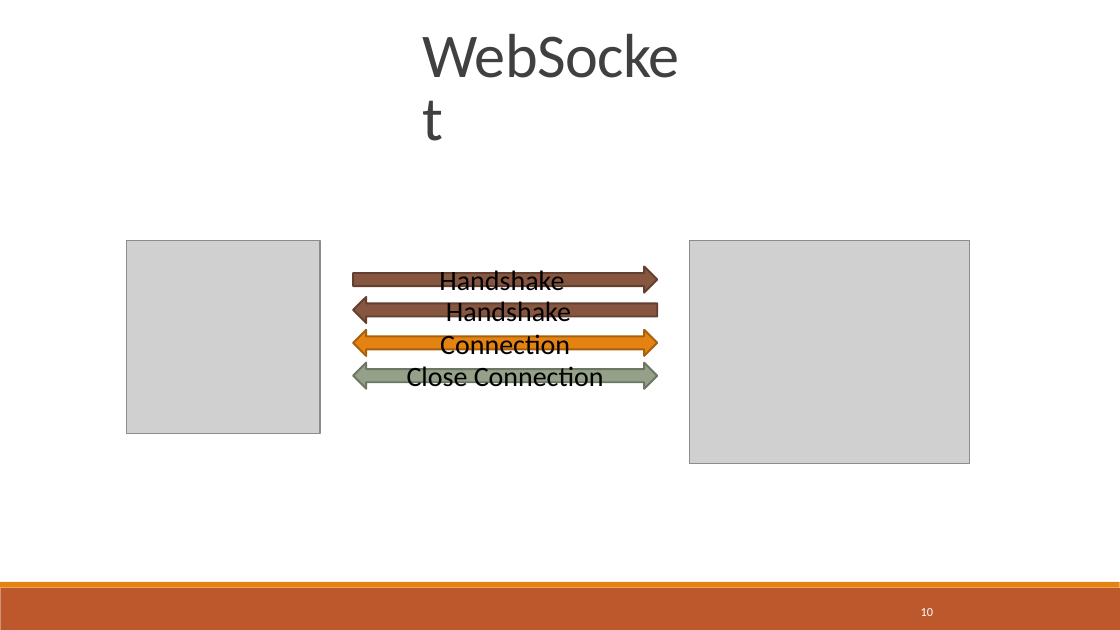
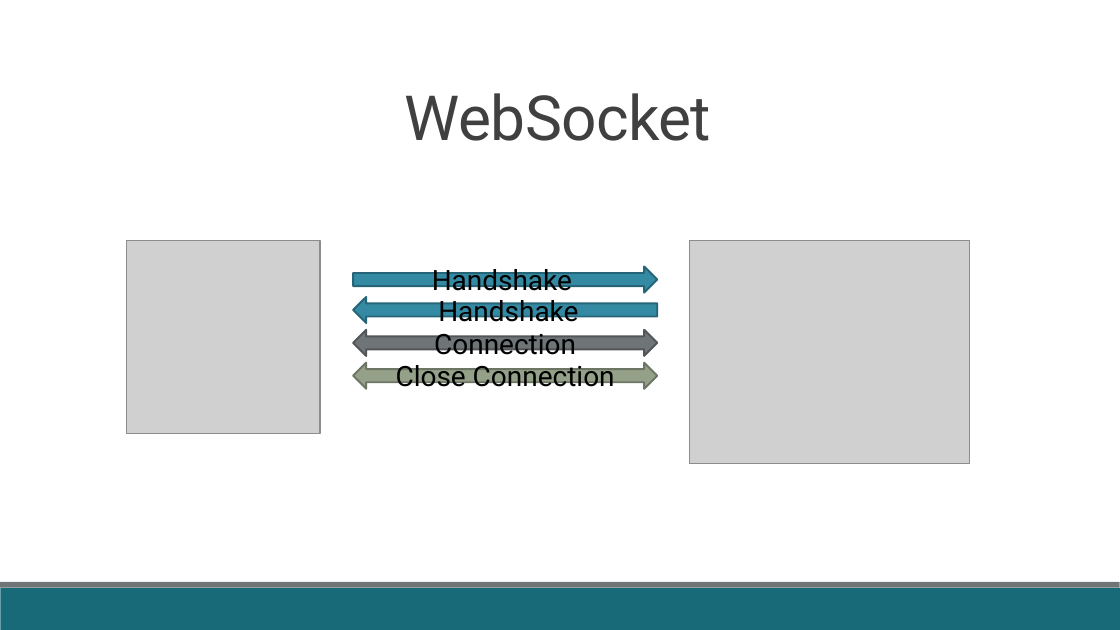
Before and after one commit to fabricioveronez/SignalR_Exemplos, a slide deck: slide 10 of docs/Apresentacao.pptx. Drawn at 1120x630 pixels with LibreOffice and Linux fonts; fonts in the diff are those of the drawing; grey boxes stand for pictures. Boxes give left, top, right and bottom in pixels: in the first picture for what was removed or moved away, otherwise in the second. Text is boxed around its words. In the diff, an @@ line names an element or a change of style, - is before the commit and + after.

```diff
--- a/docs/Apresentacao.pptx
+++ b/docs/Apresentacao.pptx
@@ title "WebSocket" at [405, 93, 712, 141]: font Calibri to Roboto @@
@@ title "WebSocket": place and size @@
-title "WebSocket" at [411, 86, 709, 165]
+title "WebSocket" at [405, 93, 712, 141]
@@ right arrow "Handshake" at [353, 267, 657, 292]: font Calibri to Roboto; fill #865640 to #3489A3; outline #63402F 1.25 pt to #266579 1.25 pt @@
@@ right arrow "Handshake" at [353, 297, 657, 323]: font Calibri to Roboto; fill #865640 to #3489A3; outline #63402F 1.25 pt to #266579 1.25 pt @@
@@ left right arrow "Connection" at [353, 329, 657, 355]: font Calibri to Roboto; fill #E48312 to #6F7577; outline #A9610D 1.25 pt to #525758 1.25 pt @@
@@ left right arrow "Close Connection" at [353, 363, 657, 389]: font Calibri to Roboto @@
@@ rectangle at [0, 588, 1120, 630]: fill #BD582C to #186A78 @@
@@ rectangle at [0, 582, 1120, 588]: fill #E48312 to #6F7577 @@
@@ page number removed at [921, 608, 933, 616] @@
-10
```
Also in this commit, not shown: 17 other slides changed, 2 slides removed.
